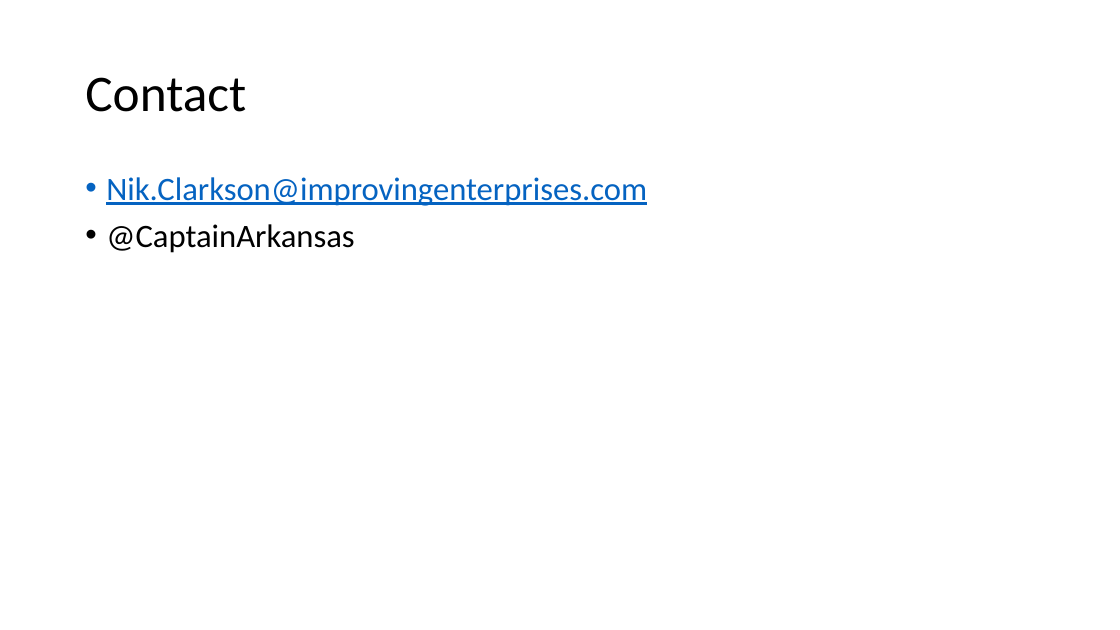
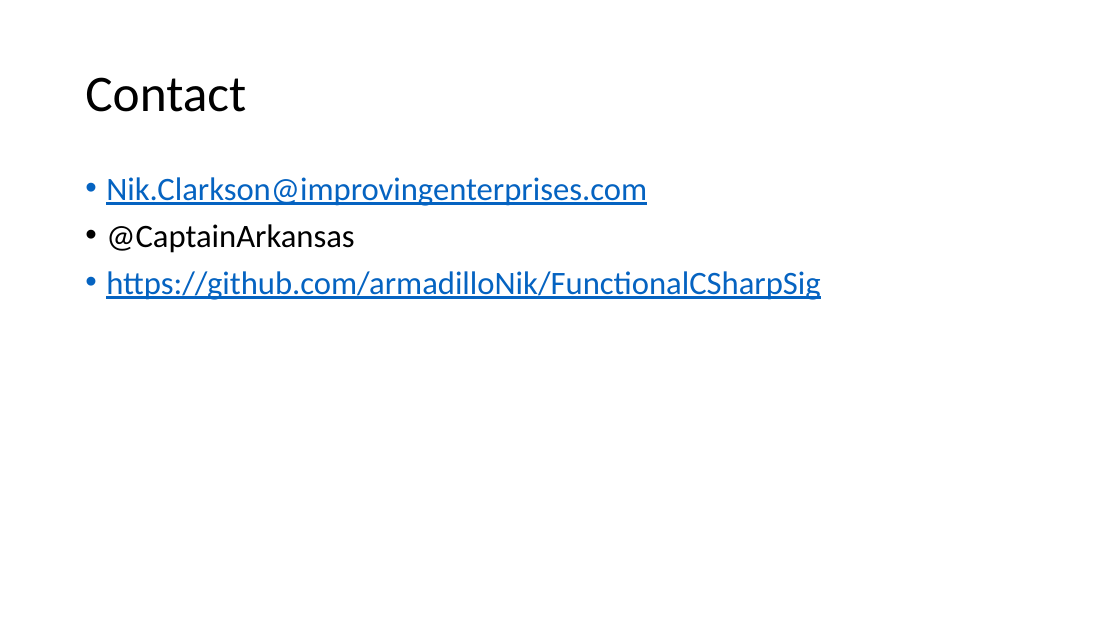
Before and after one commit to armadilloNik/FunctionalCSharpSig, a slide deck: slide 25 of slides/FpViaCSharp.pptx. Drawn at 1120x630 pixels with LibreOffice and Linux fonts; fonts in the diff are those of the drawing. Boxes give left, top, right and bottom in pixels: in the first picture for what was removed or moved away, otherwise in the second. Text is boxed around its words. In the diff, an @@ line names an element or a change of style, - is before the commit and + after.

```diff
--- a/slides/FpViaCSharp.pptx
+++ b/slides/FpViaCSharp.pptx
@@ text at <box>106,271,820,300</box>: paragraph added @@
+• https://github.com/armadilloNik/FunctionalCSharpSig
```
Also in this commit, not shown: 1 other slide changed, 3 slides added, 3 slides removed, 5 other files.
